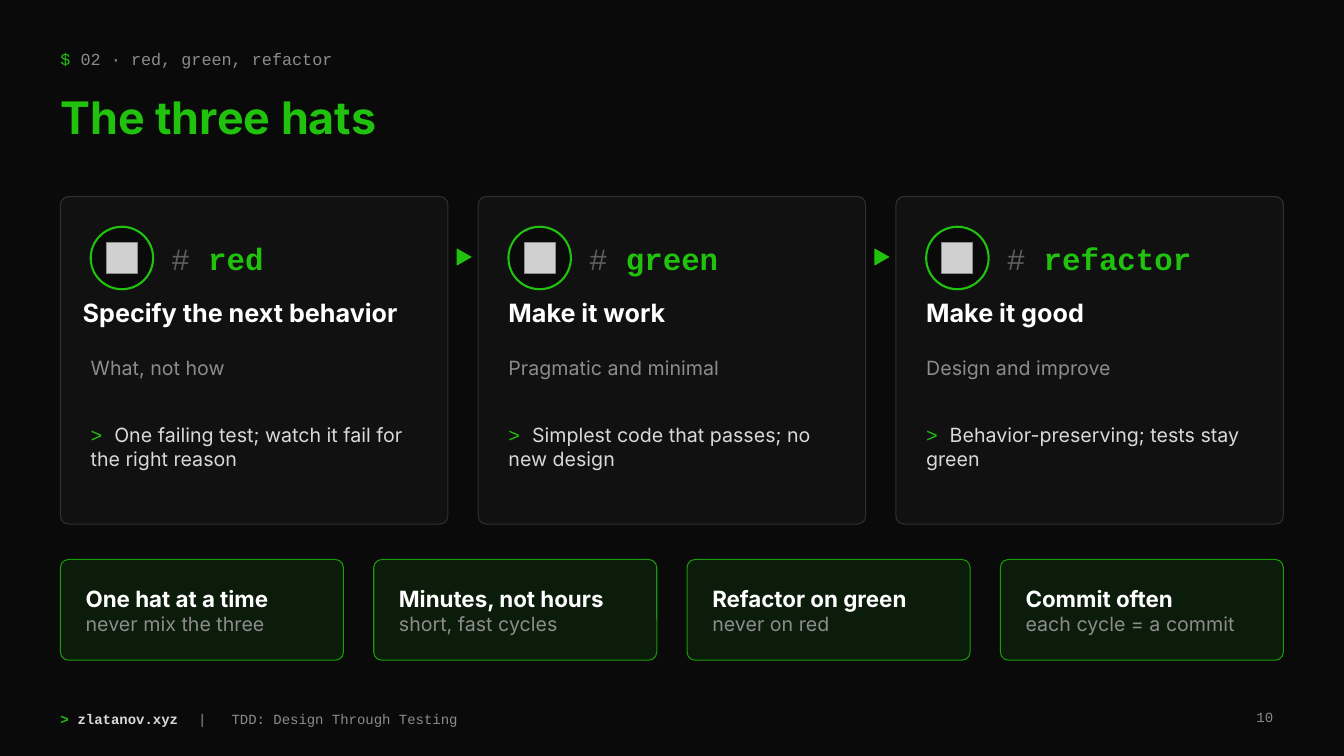
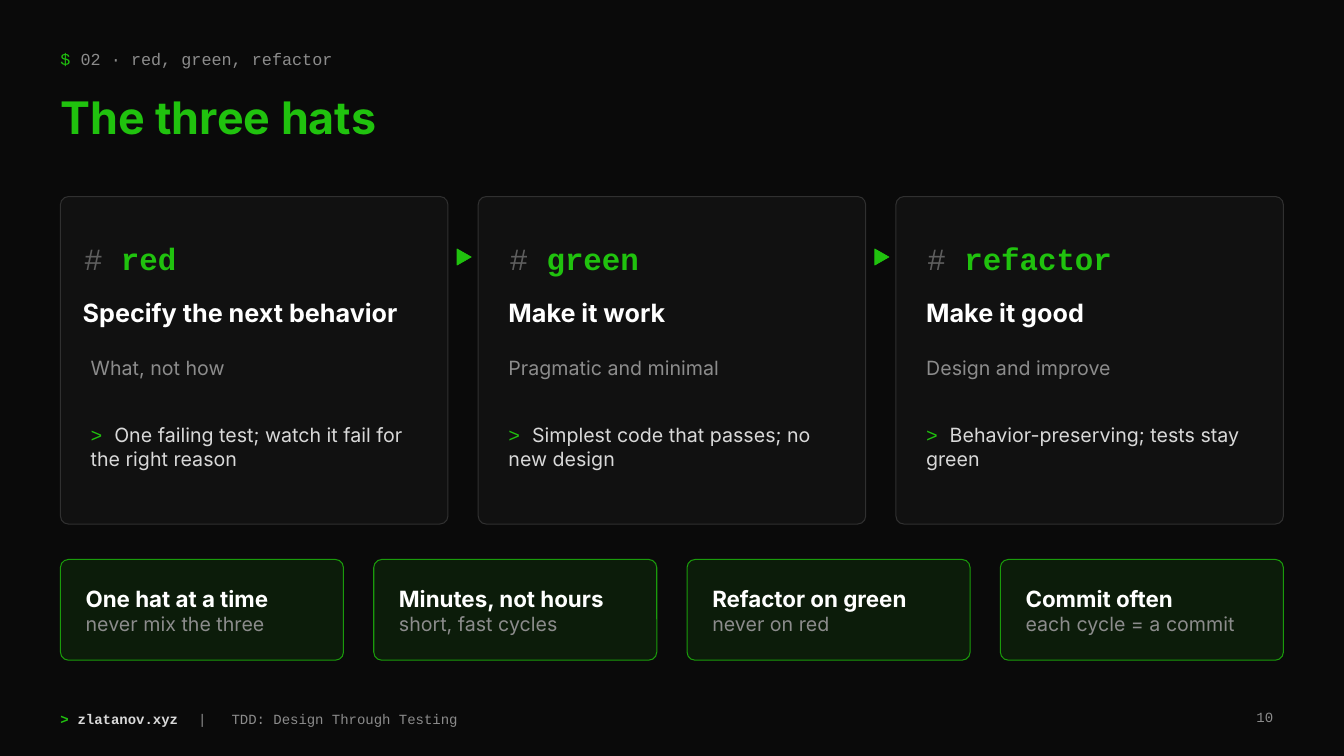
Before and after one commit to G2HJei/zlatanov.xyz, a slide deck: slide 10 of content/talks/tdd.odp. Drawn at 1344x756 pixels with LibreOffice and Linux fonts; fonts in the diff are those of the drawing; grey boxes stand for pictures; background and template pictures are left out. Boxes give left, top, right and bottom in pixels: in the first picture for what was removed or moved away, otherwise in the second. Text is boxed around its words. In the diff, an @@ line names an element or a change of style, - is before the commit and + after.

```diff
--- a/content/talks/tdd.odp
+++ b/content/talks/tdd.odp
@@ text "# red": place and size @@
-text "# red" at [208, 248, 263, 271]
+text "# red" at [121, 248, 176, 271]
@@ ellipse removed at [91, 227, 153, 289] @@
@@ ellipse removed at [508, 227, 571, 289] @@
@@ text "# green": place and size @@
-text "# green" at [626, 253, 718, 277]
+text "# green" at [547, 253, 639, 277]
@@ ellipse removed at [927, 227, 989, 289] @@
@@ text "# refactor": place and size @@
-text "# refactor" at [1044, 248, 1192, 271]
+text "# refactor" at [964, 248, 1112, 271]
@@ picture removed at [107, 243, 138, 274] @@
@@ picture removed at [524, 243, 556, 274] @@
@@ picture removed at [942, 243, 973, 274] @@
```
Also in this commit, not shown: 3 other slides changed, 10 other files.
